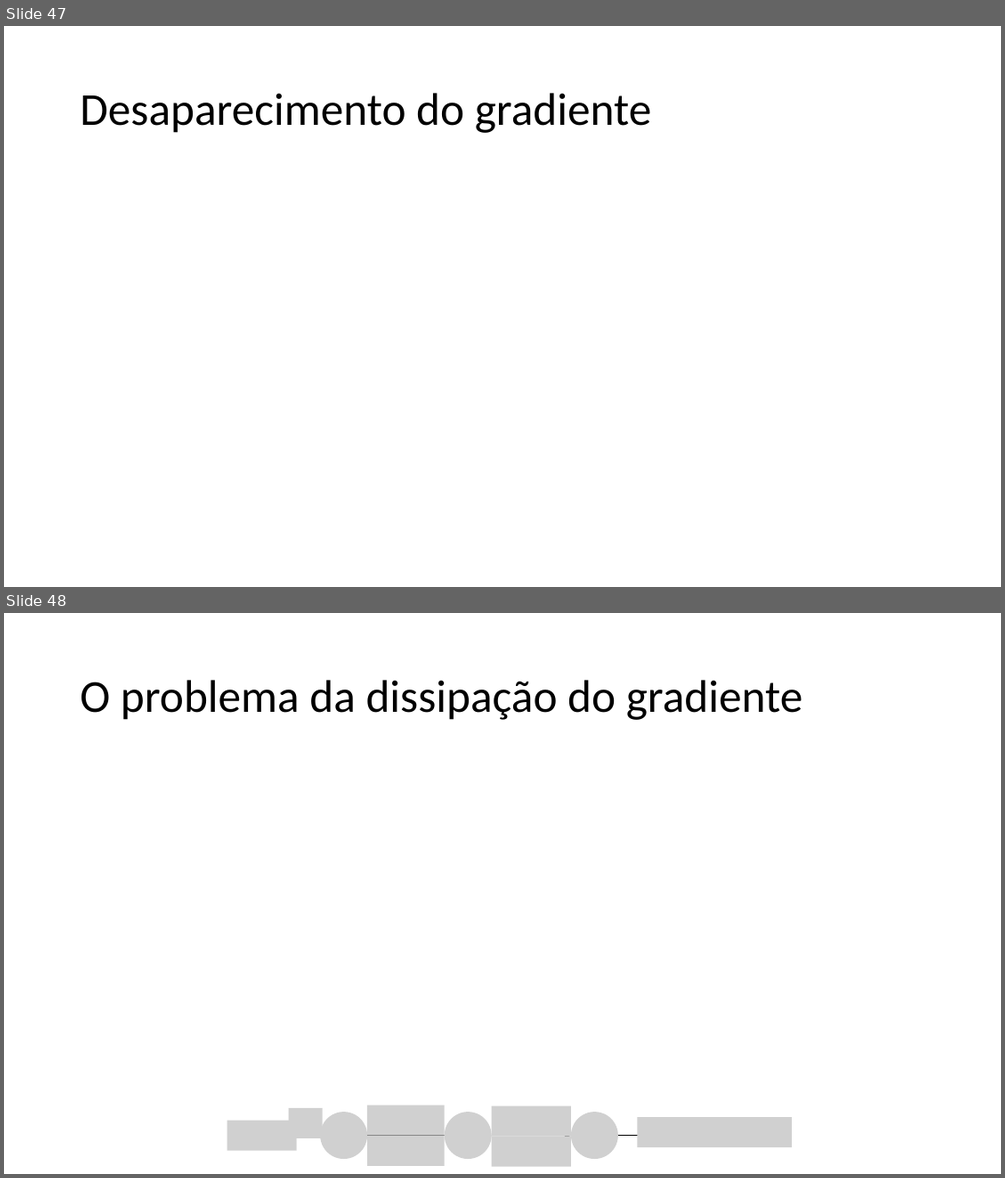
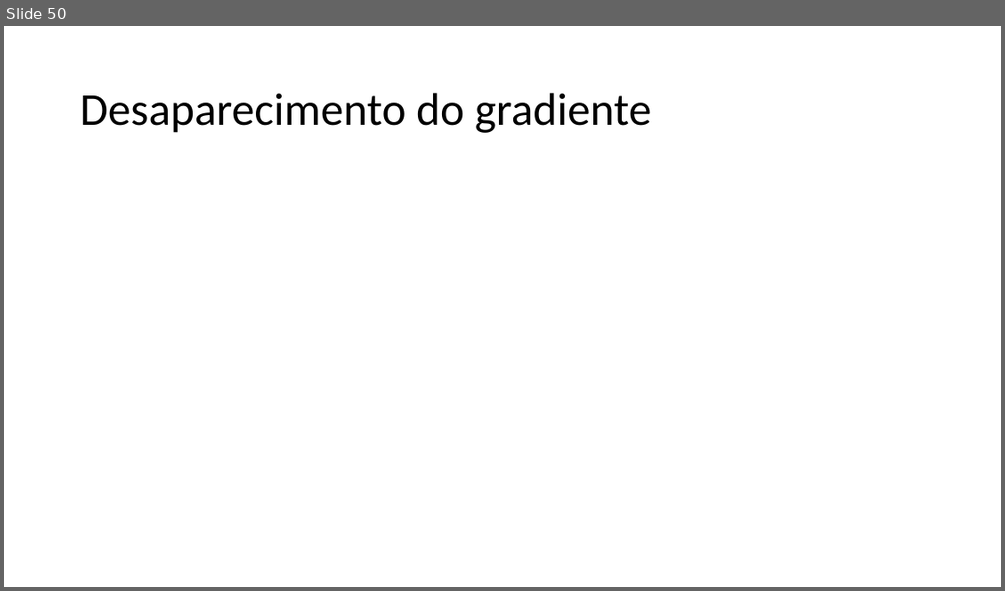
Before and after one commit to zz4fap/c24_inteligencia_artificial, a slide deck: slides/C24_MLP.pptx. Shown one above the other, each under a label of ours: slides 47 and 48 before the commit, slide 50 after it. The pictures are 1005x1178 and 1005x591 pixels, drawn with LibreOffice and Linux fonts; fonts in the diff are those of the drawing; grey boxes stand for pictures. Boxes give left, top, right and bottom in pixels: in the first picture for what was removed or moved away, otherwise in the second. Text is boxed around its words. In the diff, an @@ line names an element or a change of style, - is before the commit and + after.

```diff
--- a/slides/C24_MLP.pptx
+++ b/slides/C24_MLP.pptx
@@ slide 48 removed at (x1=4, y1=613, x2=1001, y2=1174), background #FFFFFF @@
@@ title removed at (x1=80, y1=680, x2=803, y2=720) @@
-O problema da dissipação do gradiente
@@ group removed at (x1=227, y1=1105, x2=793, y2=1167): 10 pictures, 3 arrows @@
@@ what was slide 47 is now slide 50 @@
```
Also in this commit, not shown: 1 slide changed, 12 slides added, 3 other slides removed.
